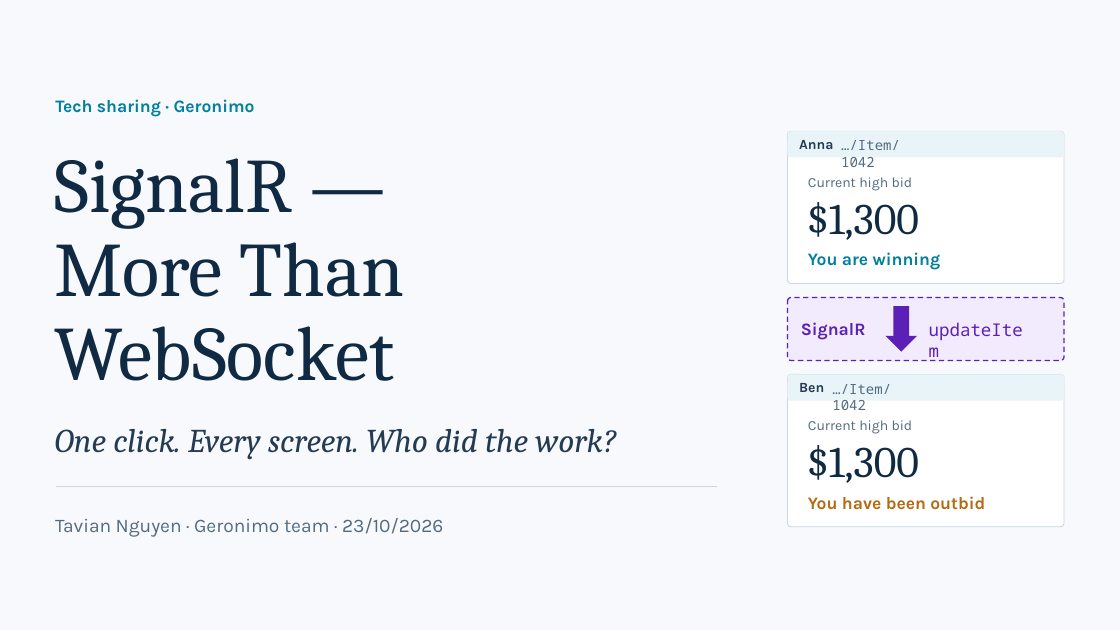
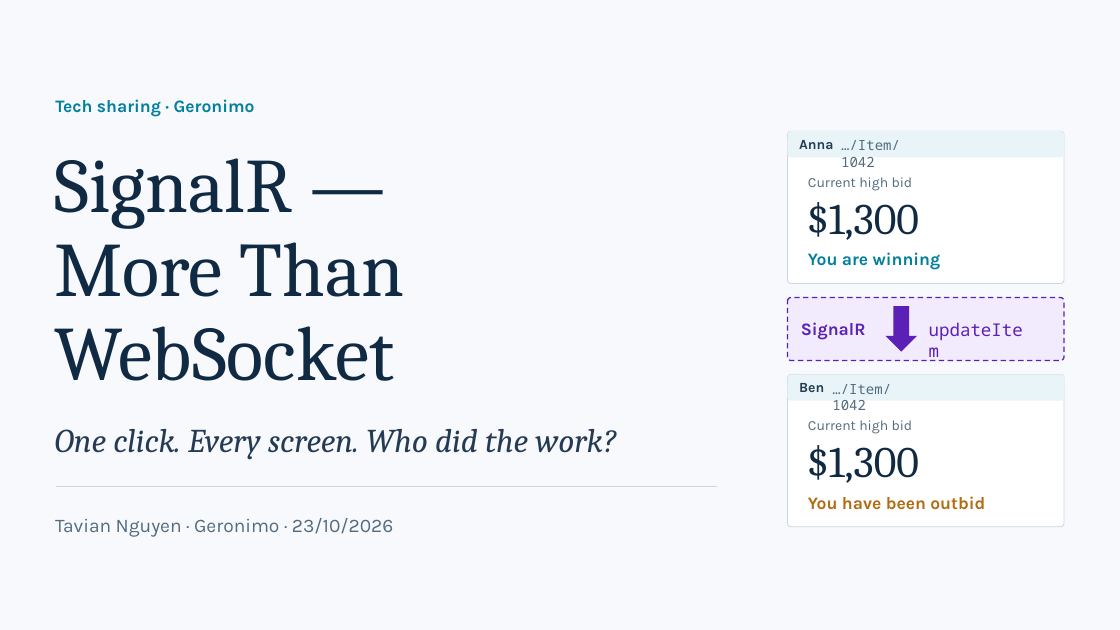
Before and after one commit to Daniiislo/TechSharing, a slide deck: slide 1 of SignalR/presentation/SignalR - More Than WebSocket.pptx. Drawn at 1120x630 pixels with LibreOffice and Linux fonts; fonts in the diff are those of the drawing. Boxes give left, top, right and bottom in pixels: in the first picture for what was removed or moved away, otherwise in the second. Text is boxed around its words. In the diff, an @@ line names an element or a change of style, - is before the commit and + after.

```diff
--- a/SignalR/presentation/SignalR - More Than WebSocket.pptx
+++ b/SignalR/presentation/SignalR - More Than WebSocket.pptx
@@ text at <box>55,518,393,537</box>: text changed @@
-Tavian Nguyen · Geronimo team · 23/10/2026
+Tavian Nguyen · Geronimo · 23/10/2026
```
Also in this commit, not shown: 12 other slides changed, 2 slides added, 2 slides removed, 38 other files.
